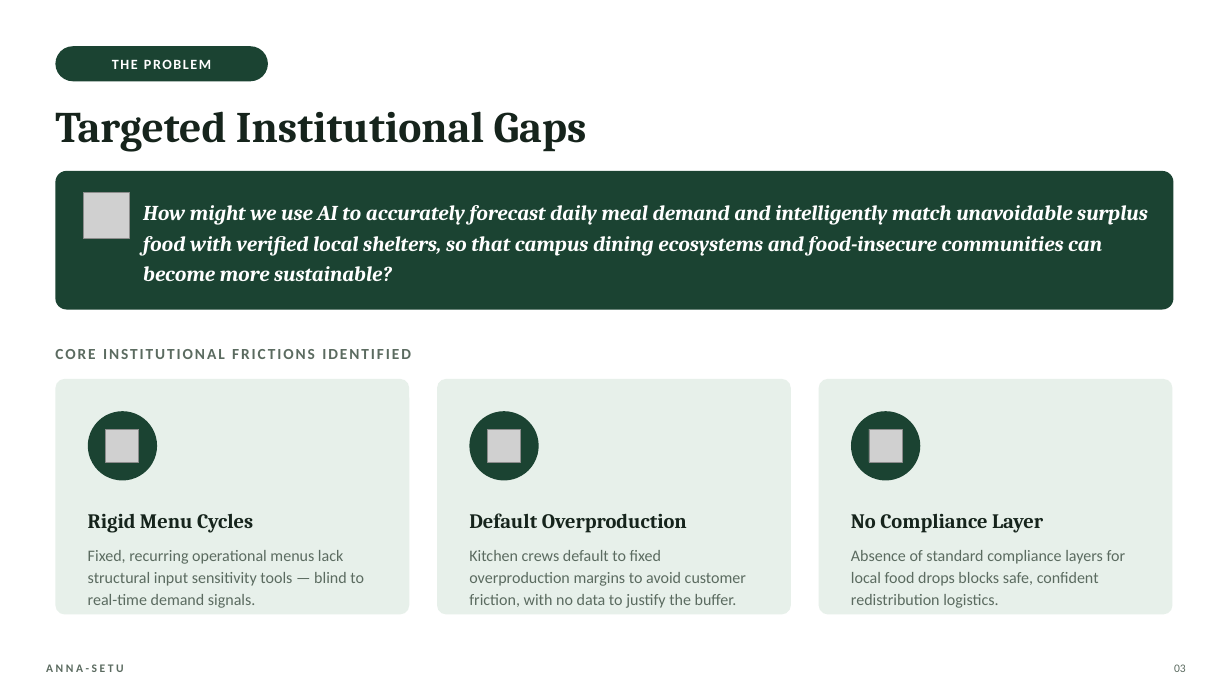
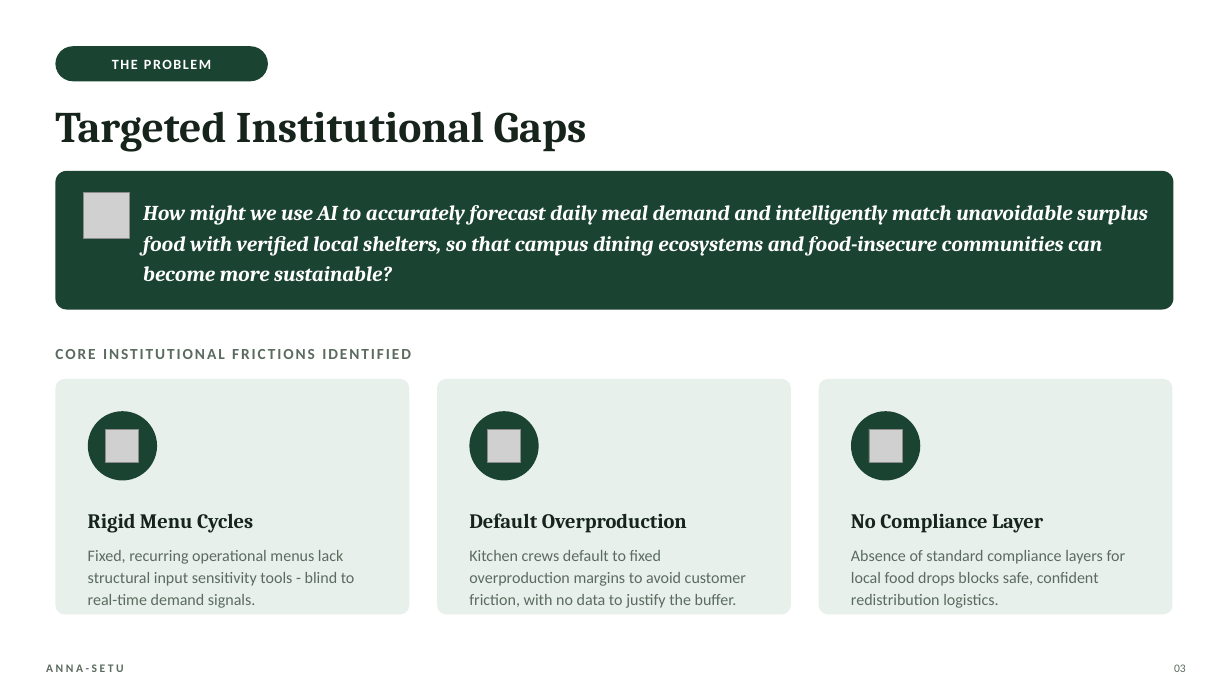
Before and after one commit to pgovila/Anna-Setu-Project, a slide deck: slide 3 of Anna-Setu_Presentation.pptx. Drawn at 1232x693 pixels with LibreOffice and Linux fonts; fonts in the diff are those of the drawing; grey boxes stand for pictures. Boxes give left, top, right and bottom in pixels: in the first picture for what was removed or moved away, otherwise in the second. Text is boxed around its words. In the diff, an @@ line names an element or a change of style, - is before the commit and + after.

```diff
--- a/Anna-Setu_Presentation.pptx
+++ b/Anna-Setu_Presentation.pptx
@@ text at box(88, 550, 355, 608): text changed @@
-Fixed, recurring operational menus lack structural input sensitivity tools — blind to real-time demand signals.
+Fixed, recurring operational menus lack structural input sensitivity tools - blind to real-time demand signals.
```
Also in this commit, not shown: 4 other slides changed, 30 other files.
